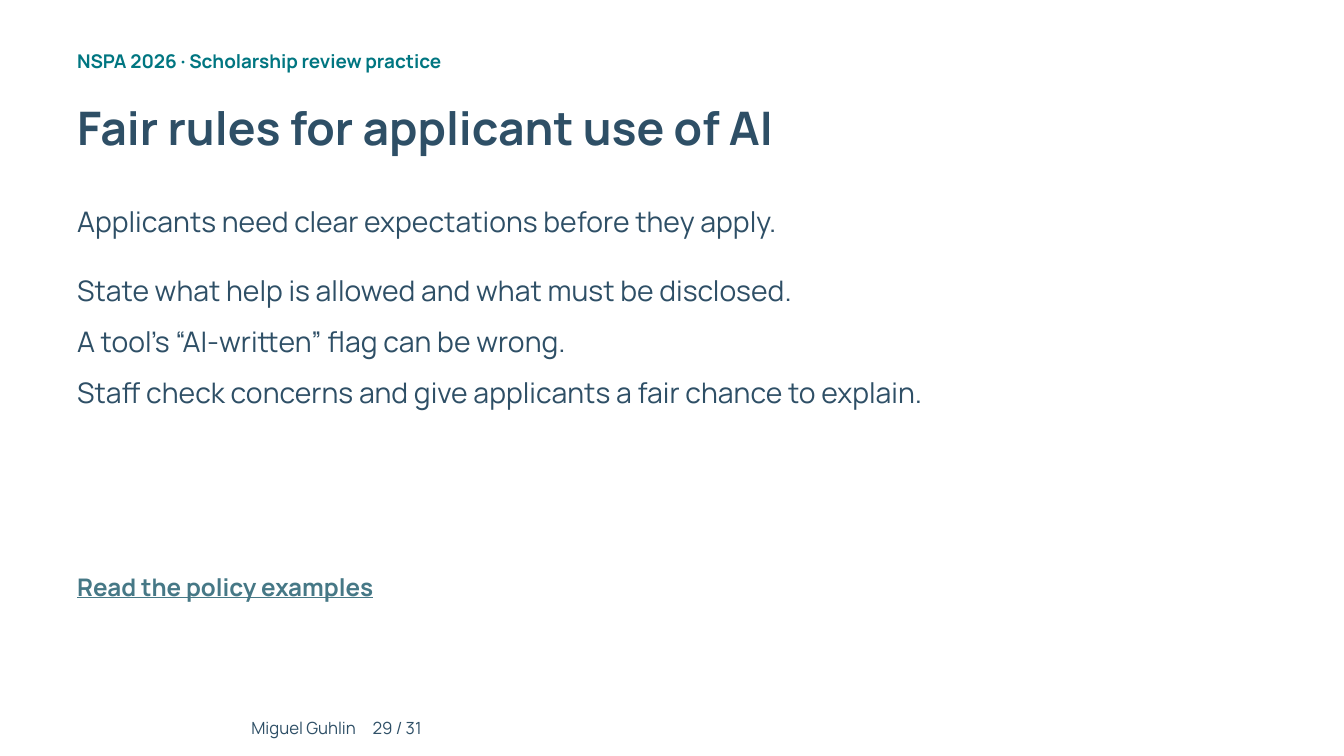
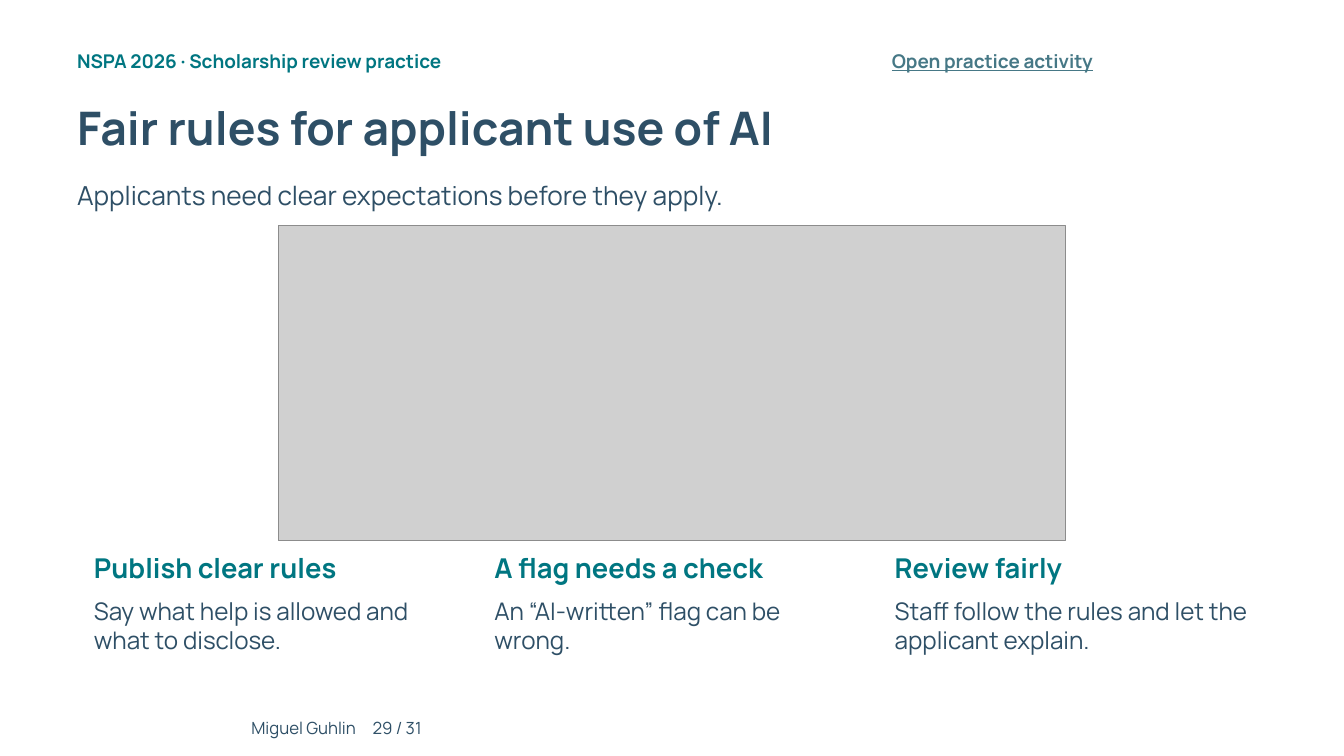
Before and after one commit to mguhlin/nspa, a slide deck: slide 29 of 2026/p/slides/ai-prompting-scholarship-review.pptx. Drawn at 1344x756 pixels with LibreOffice and Linux fonts; fonts in the diff are those of the drawing; grey boxes stand for pictures; background and template pictures are left out. Boxes give left, top, right and bottom in pixels: in the first picture for what was removed or moved away, otherwise in the second. Text is boxed around its words. In the diff, an @@ line names an element or a change of style, - is before the commit and + after.

```diff
--- a/2026/p/slides/ai-prompting-scholarship-review.pptx
+++ b/2026/p/slides/ai-prompting-scholarship-review.pptx
@@ text added at (892, 54, 1093, 73), 13.5 pt, text #467886, bold, underline @@
+Open practice activity
@@ text "Applicants need clear expectations before ...": place and size @@
-text "Applicants need clear expectations before ..." at (77, 211, 776, 239)
+text "Applicants need clear expectations before ..." at (77, 185, 723, 212)
@@ text "Applicants need clear expectations before ..." at (77, 185, 723, 212): size 20.2 to 18.8 pt @@
@@ picture added at (278, 226, 1066, 540) @@
@@ text removed at (77, 382, 922, 410) @@
-Staff check concerns and give applicants a fair chance to explain.
@@ text added at (94, 558, 336, 579), 19.5 pt, text #007681, bold @@
+Publish clear rules
@@ text added at (494, 558, 763, 585), 19.5 pt, text #007681, bold @@
+A flag needs a check
@@ text added at (895, 558, 1062, 585), 19.5 pt, text #007681, bold @@
+Review fairly
@@ text removed at (77, 578, 373, 602) @@
-Read the policy examples
@@ text at (94, 602, 408, 650): text changed; size 20.2 to 17.2 pt @@
-State what help is allowed and what must be disclosed.
+Say what help is allowed and what to disclose.
@@ text at (494, 602, 780, 655): text changed; size 20.2 to 17.2 pt @@
-A tool’s “AI-written” flag can be wrong.
+An “AI-written” flag can be wrong.
@@ text added at (895, 602, 1247, 655), 17.2 pt, text #2E4F66 @@
+Staff follow the rules and let the applicant explain.
```
Also in this commit, not shown: 16 other slides changed, 1 slide added, 1 slide removed, 41 other files.
